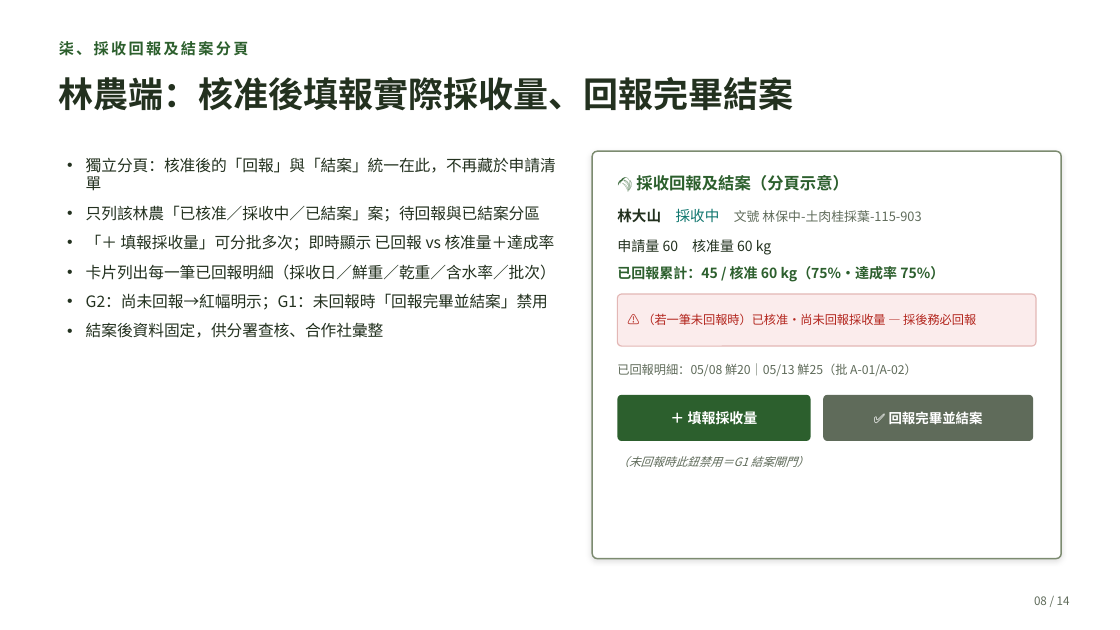
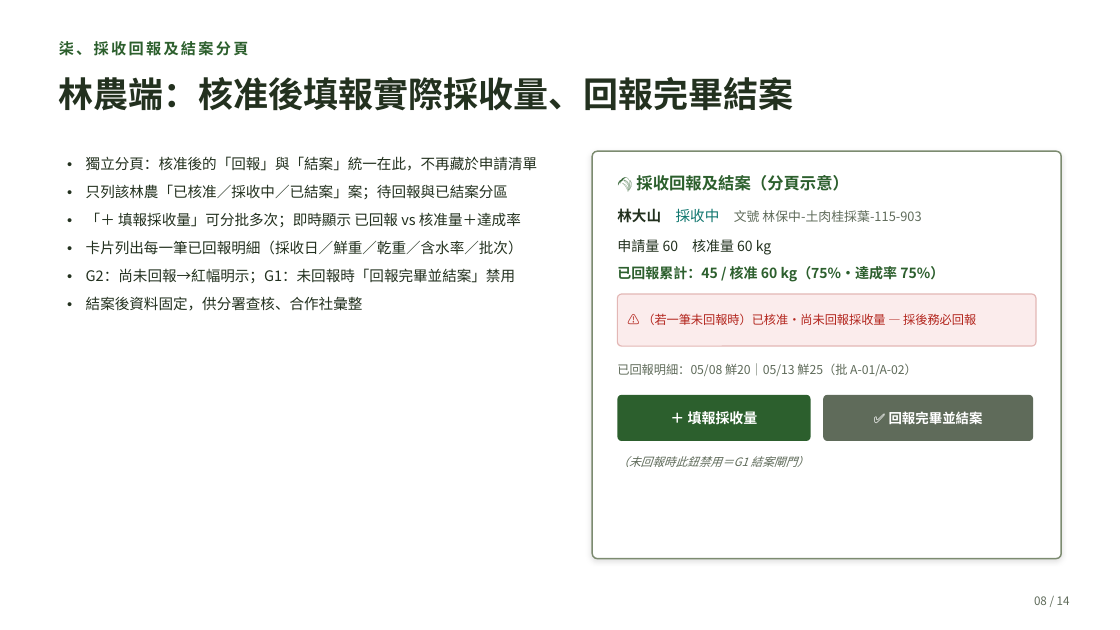
Before and after one commit to cct7366488-collab/2026-forestry-rs, a slide deck: slide 8 of reports/2026-05-mid-demo/05-土肉桂採收許可-520說明會簡報.pptx. Drawn at 1120x630 pixels with LibreOffice and Linux fonts; fonts in the diff are those of the drawing. Boxes give left, top, right and bottom in pixels: in the first picture for what was removed or moved away, otherwise in the second. Text is boxed around its words. In the diff, an @@ line names an element or a change of style, - is before the commit and + after.

```diff
--- a/reports/2026-05-mid-demo/05-土肉桂採收許可-520說明會簡報.pptx
+++ b/reports/2026-05-mid-demo/05-土肉桂採收許可-520說明會簡報.pptx
@@ text "獨立分頁：核准後的「回報」與「結案」統一在此，不再藏於申請清單" at box(86, 156, 537, 311): size 13.5 to 12.5 pt @@
```
Also in this commit, not shown: 1 other slide changed, 2 other files.
